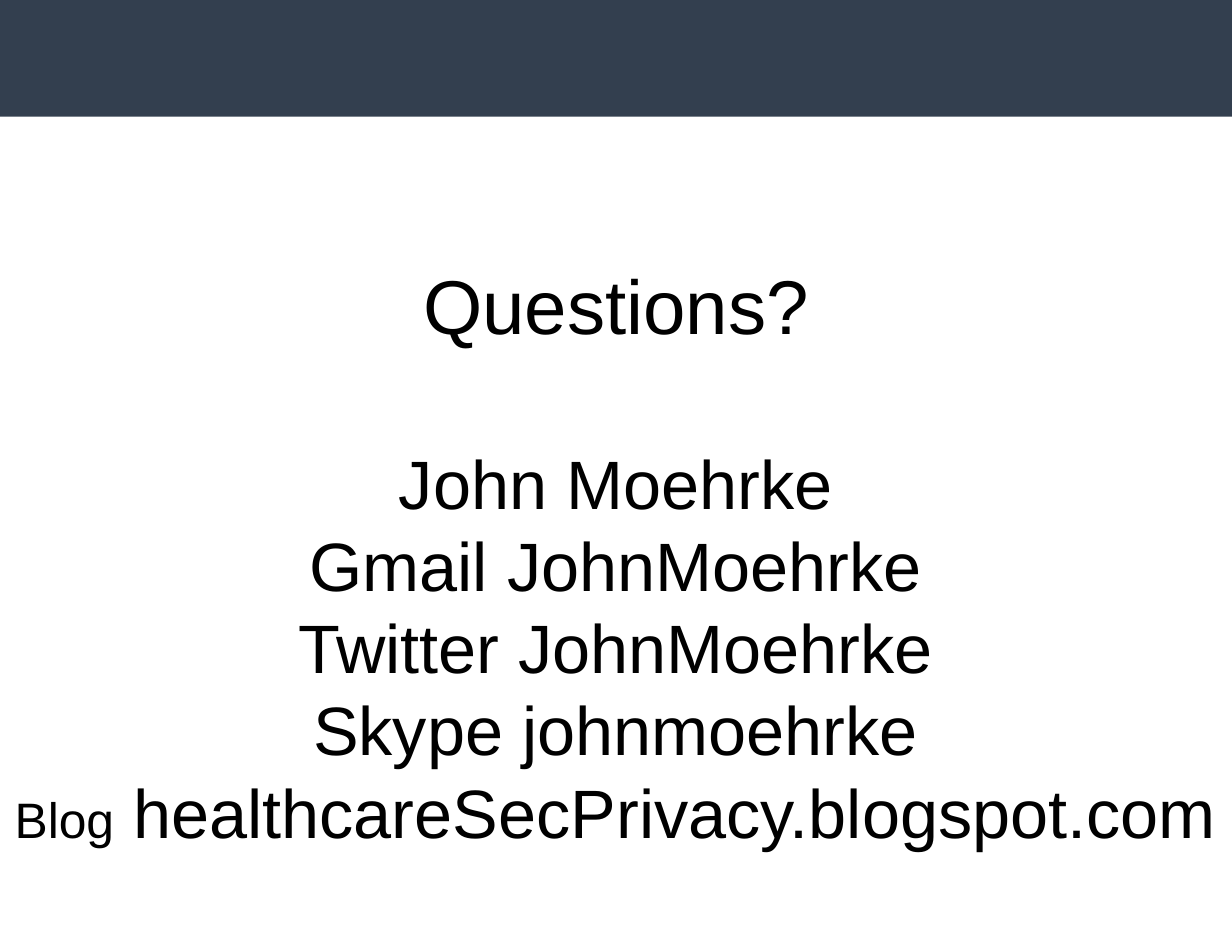
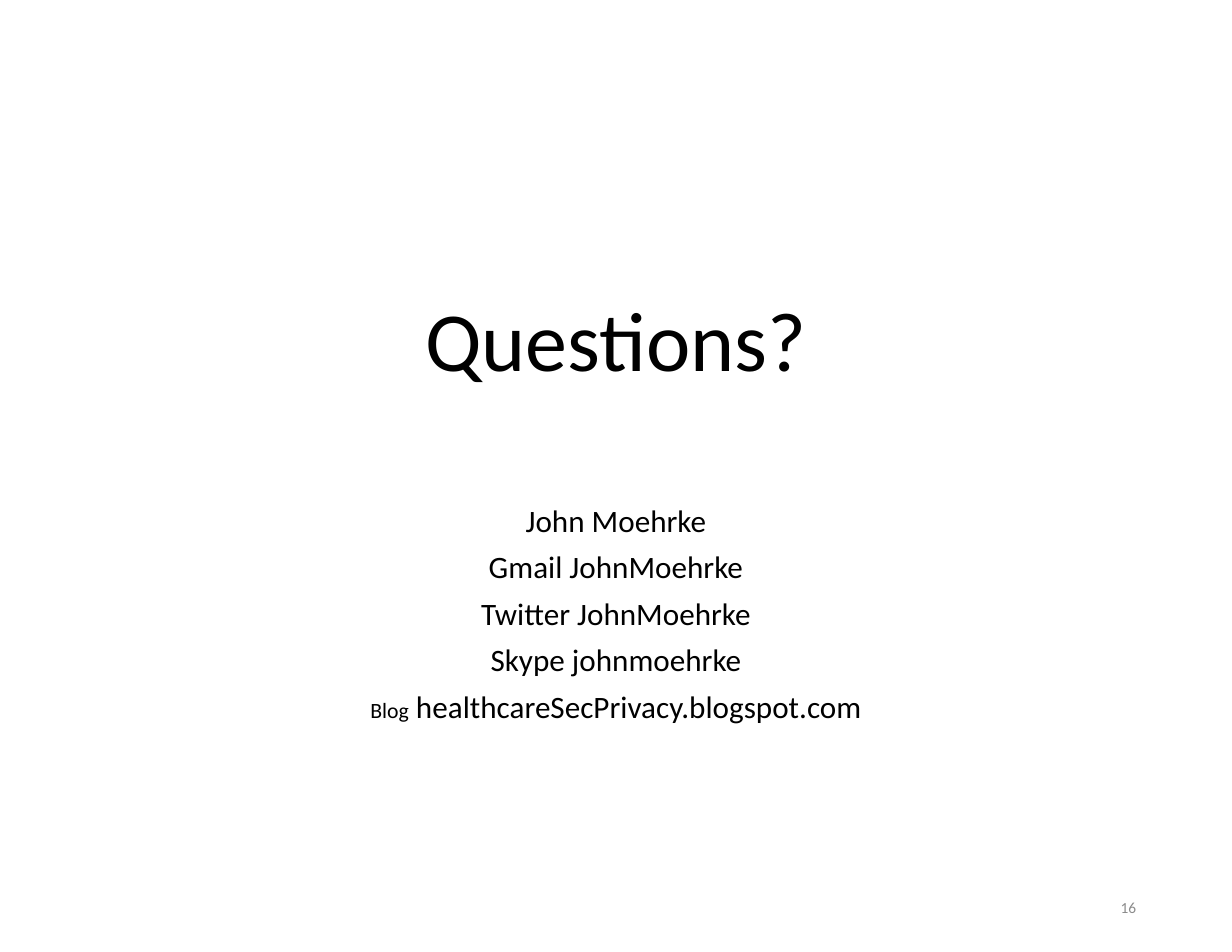
Before and after one commit to IHE/IT-Infrastructure, a slide deck: slide 16 of Presentations/IHE-FHIR-Brief.pptx (slide 15 before the commit). Drawn at 1232x952 pixels with LibreOffice and Linux fonts; fonts in the diff are those of the drawing; background and template pictures are left out. Boxes give left, top, right and bottom in pixels: in the first picture for what was removed or moved away, otherwise in the second. Text is boxed around its words. In the diff, an @@ line names an element or a change of style, - is before the commit and + after.

```diff
--- a/Presentations/IHE-FHIR-Brief.pptx
+++ b/Presentations/IHE-FHIR-Brief.pptx
@@ rectangle removed at [0,0,1232,116] @@
@@ subtitle at [423,278,808,348]: paragraph removed @@
-Questions?
@@ title added at [425,313,806,382], 54 pt, text #000000 @@
+Questions?
@@ subtitle "John Moehrke": place and size @@
-subtitle "John Moehrke" at [15,278,1215,850]
+subtitle "John Moehrke" at [370,510,861,724]
@@ subtitle "John Moehrke" at [370,510,861,724]: size 44 to 20 pt, font Arial to Calibri; size 32 to 14 pt in "Blog"; line spacing 1 to 0.9; more space between paragraphs @@
@@ page number added at [1121,902,1136,913], 9.9 pt, text #8C8C8C @@
+16
```
Also in this commit, not shown: 13 other slides changed, 2 slides added, 1 slide removed.
